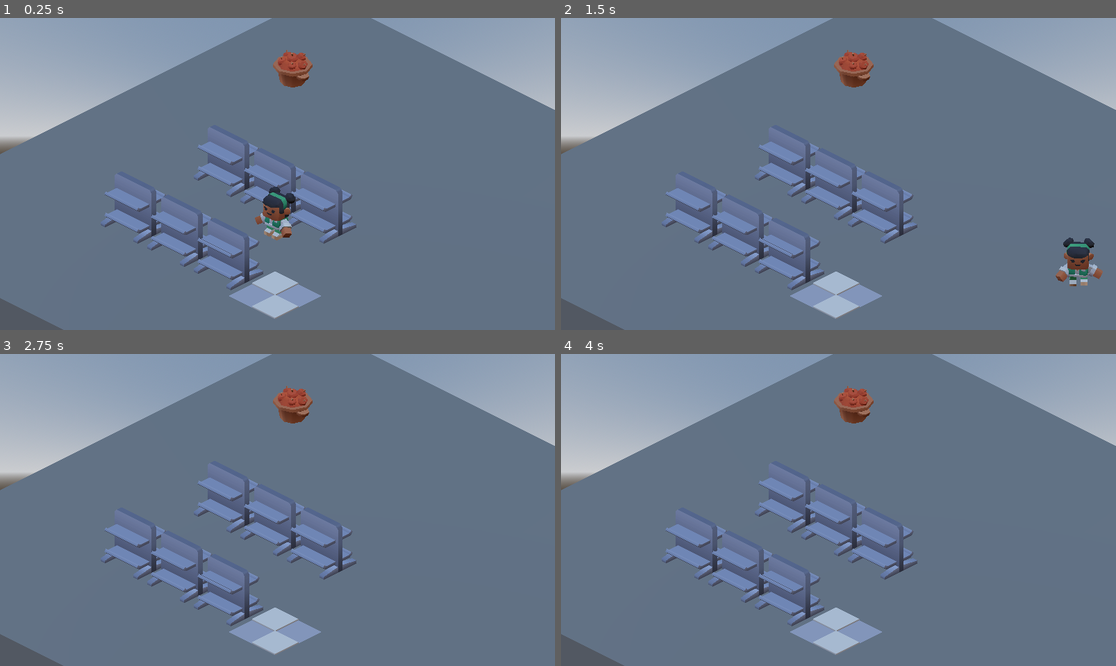
Above: before the commit, frames 1-4 (two rows, left to right).
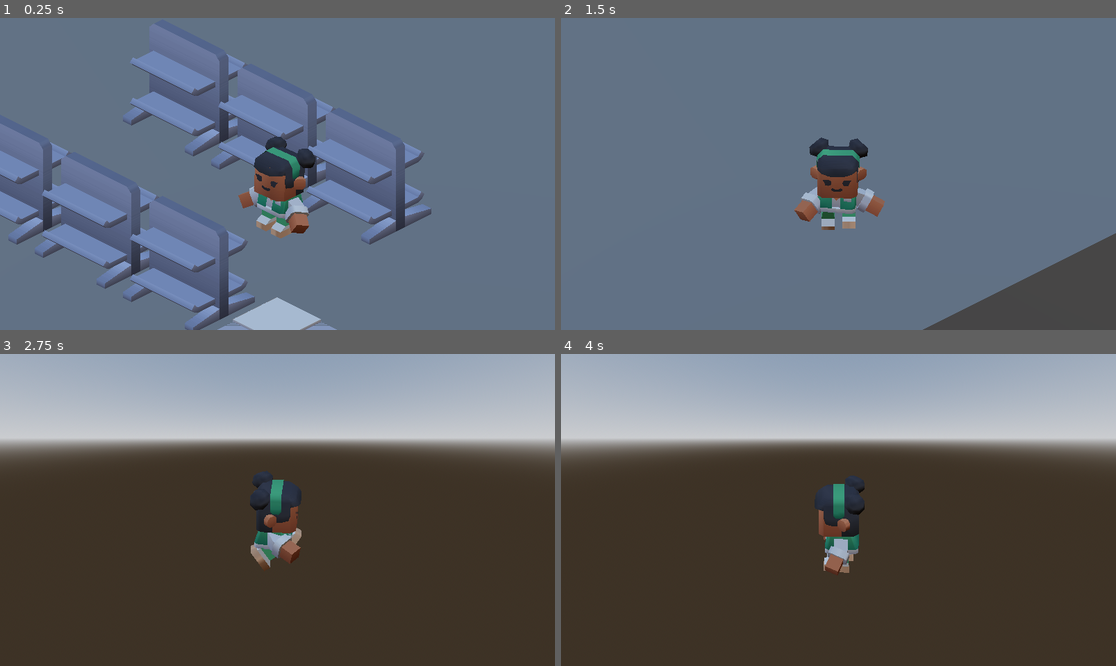
Above: after the commit, the same moments.

Repository: Ashpaca/GMTK26
Game: Godot game, scene res://res/ashleys_test_space.tscn
Same seed, same stepped clock (60 frames per second), same inputs: the game is played once before the commit and once after it. This scene is started directly instead of the project's main scene.
Inputs:
- Up to frame 1 (0.25 s): no input
- Up to frame 2 (1.5 s): hold Right (move_right) 0.53-1.28 s; tap X (interact) at 0.6, 1.35 s; hold Down (move_down) from 1.28 s (still down)
- Up to frame 3 (2.75 s): release Down (move_down) at 2.03 s; hold Right (move_right) from 2.03 s (still down); tap X (interact) at 2.1 s
- Up to frame 4 (4 s): release Right (move_right) at 2.78 s; hold Up (move_up) 2.78-3.53 s; tap X (interact) at 2.85, 3.6 s; hold Left (move_left) from 3.53 s (still down)

The runs differ from the first frame. In frame 1, 40% of the frame differs, in the area x 0-100%, y 0-100%; in frame 2, 31%; in frame 3, 88%; in frame 4, 88%.

Commit message:
added an item to hold

Diff:
--- a/res/ashleys_test_space.tscn
+++ b/res/ashleys_test_space.tscn
@@ -4,6 +4,7 @@
 [ext_resource type="PackedScene" uid="uid://d3pnpygx7ncsd" path="res://res/shelf/shelf.tscn" id="2_awmjh"]
 [ext_resource type="PackedScene" uid="uid://dsf13233fdvsy" path="res://assets/models/floor.glb" id="3_imw6u"]
 [ext_resource type="PackedScene" uid="uid://7f23rmcqlt64" path="res://res/supplies/supply.tscn" id="4_1fh84"]
+[ext_resource type="PackedScene" uid="uid://cxdpmr25ghc52" path="res://res/supplies/item.tscn" id="5_mccda"]
 
 [sub_resource type="ProceduralSkyMaterial" id="ProceduralSkyMaterial_2a5j2"]
 sky_horizon_color = Color(0.66224277, 0.6717428, 0.6867428, 1)
@@ -45,10 +46,10 @@
 [node name="Player" parent="." unique_id=358695189 instance=ExtResource("1_2a5j2")]
 transform = Transform3D(1, 0, 0, 0, 1, 0, 0, 0, 1, 0, 0.5803198, 0.9958818)
 
-[node name="Camera3D" type="Camera3D" parent="." unique_id=97303959]
-transform = Transform3D(0.7071068, -0.35355338, 0.61237246, 0, 0.8660254, 0.50000006, -0.7071068, -0.35355338, 0.61237246, 5.933855, 6.1481194, 6.882223)
+[node name="Camera3D" type="Camera3D" parent="Player" unique_id=97303959]
+transform = Transform3D(0.70710677, -0.3535534, 0.6123724, 0, 0.8660254, 0.50000006, -0.70710677, -0.3535534, 0.6123724, 5.9999995, 5.4, 6)
 projection = 1
-size = 4.738
+size = 2.5
 
 [node name="Shelf" parent="." unique_id=594689916 instance=ExtResource("2_awmjh")]
 
@@ -72,3 +73,4 @@
 
 [node name="Supply" parent="." unique_id=707864740 instance=ExtResource("4_1fh84")]
 transform = Transform3D(1, 0, 0, 0, 1, 0, 0, 0, 1, -3.4263644, 0, -2.8057694)
+stored_item = ExtResource("5_mccda")
--- a/res/player/player.gd
+++ b/res/player/player.gd
@@ -9,8 +9,9 @@
 var is_stocking : bool
 var is_picking_up : bool
 var is_dropping : bool
-var held_item : bool # need to replace with an item
+var held_item : Item
 var shelf_to_stock : Shelf
+var supply_to_grab : Supply
 
 func handle_interaction() -> void:
 	for body in interaction_zone.get_overlapping_bodies():
@@ -23,6 +24,7 @@
 					return
 			if body is Supply:
 				if not held_item:
+					supply_to_grab = body
 					is_picking_up = true
 					animation_player.play("pick-up")
 				else:
@@ -34,14 +36,14 @@
 	if anim_name == "interact-right" and is_stocking:
 		shelf_to_stock.stock_shelf()
 		is_stocking = false
-		held_item = false
+		held_item.queue_free()
 	if anim_name == "pick-up":
 		if is_picking_up:
 			is_picking_up = false
-			held_item = true
+			held_item = supply_to_grab.get_item(visuals)
 		elif is_dropping:
 			is_dropping = false
-			held_item = false
+			held_item.queue_free()
 
 
 func _physics_process(delta: float) -> void:
--- /dev/null
+++ b/res/supplies/item.gd
@@ -0,0 +1,2 @@
+class_name Item
+extends Node3D
--- /dev/null
+++ b/res/supplies/item.tscn
@@ -0,0 +1,9 @@
+[gd_scene format=3 uid="uid://cxdpmr25ghc52"]
+
+[ext_resource type="Script" uid="uid://uuyx0xy5t8yr" path="res://res/supplies/item.gd" id="1_l7pv0"]
+[ext_resource type="PackedScene" uid="uid://devo5b7gxodno" path="res://assets/models/box.glb" id="2_l7chd"]
+
+[node name="Item" type="Node3D" unique_id=771052349]
+script = ExtResource("1_l7pv0")
+
+[node name="box2" parent="." unique_id=122945477 instance=ExtResource("2_l7chd")]
--- a/res/supplies/supply.gd
+++ b/res/supplies/supply.gd
@@ -1,2 +1,11 @@
 class_name Supply
 extends StaticBody3D
+
+@export var stored_item : PackedScene
+const ITEM_OFFSET : Vector3 = Vector3(0, .1, .25)
+
+func get_item(getter : Node3D) -> Item:
+	var item : Item = stored_item.instantiate()
+	item.position = ITEM_OFFSET
+	getter.add_child(item)
+	return item
Not shown, added: res/supplies/item.gd.uid
